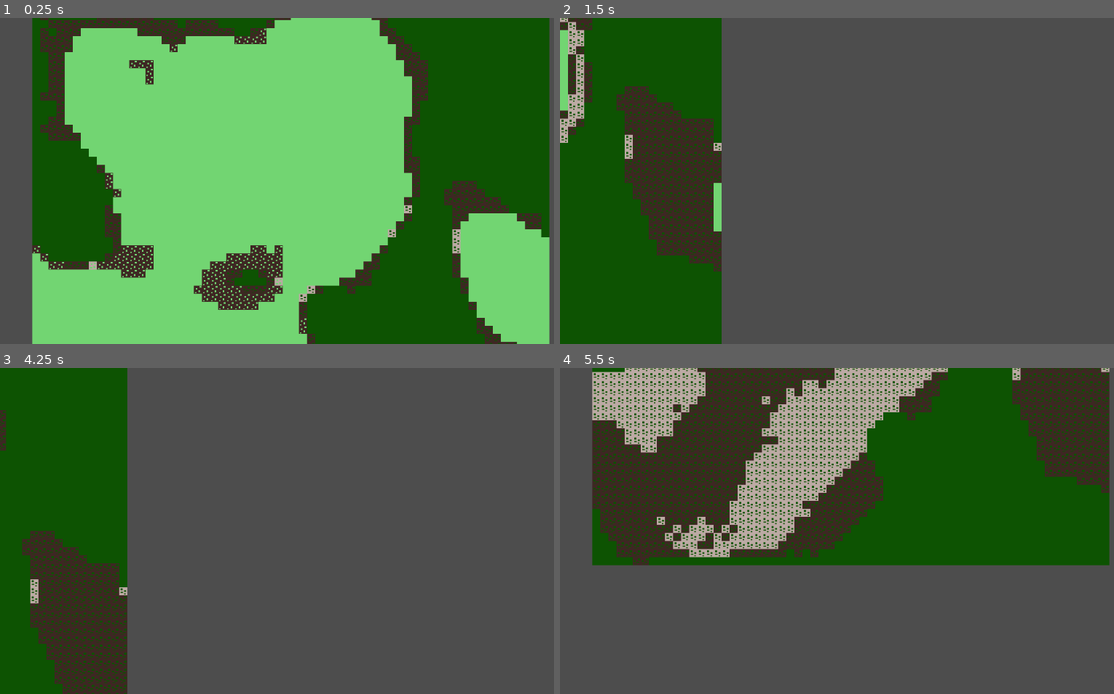
Above: before the commit, frames 1-4 (two rows, left to right).
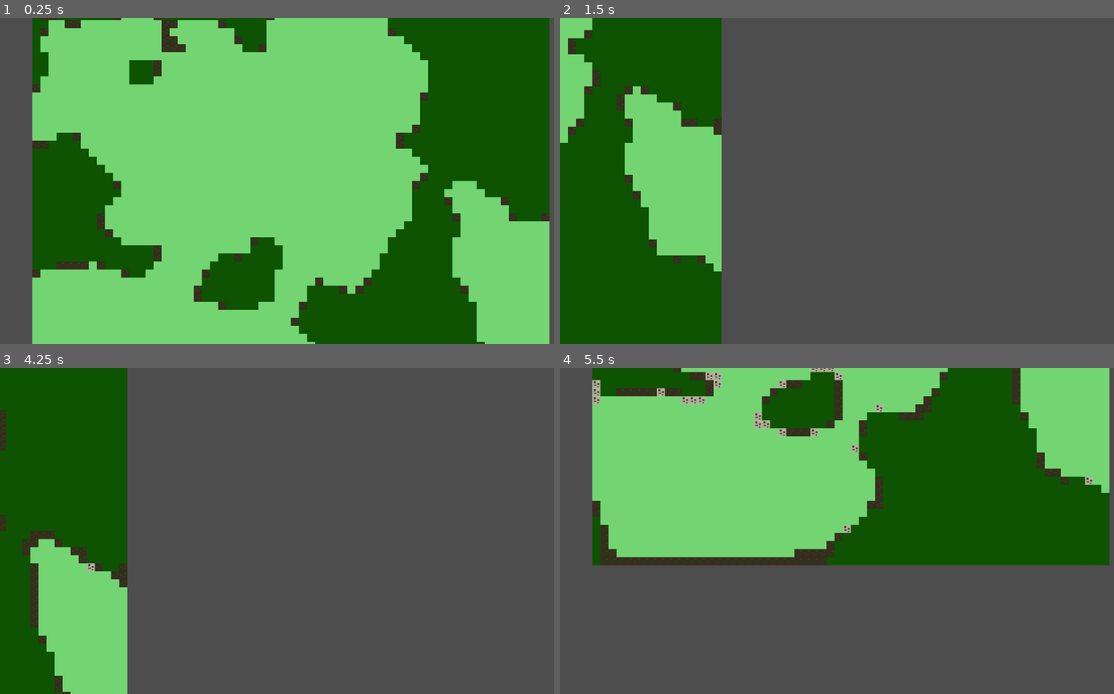
Above: after the commit, the same moments.

Repository: bingecraft-net/sandbox
Game: Godot game, scene res://scenes/game.tscn
Two runs of this game, one before a commit and one after it. Both use one fixed random seed, a clock stepped at 60 frames per second and the inputs below.
Inputs:
- Up to frame 1 (0.25 s): no input
- Up to frame 2 (1.5 s): hold Right (ui_right) 0.53-1.28 s; hold Down (ui_down) from 1.28 s (still down)
- Up to frame 3 (4.25 s): release Down (ui_down) at 2.03 s; hold Right (ui_right) 2.03-2.78 s; tap Enter at 2.75 s; hold Up (ui_up) 2.78-3.53 s; tap Space at 3.5 s; hold Left (ui_left) from 3.53 s (still down)
- Up to frame 4 (5.5 s): release Left (ui_left) at 5.03 s; hold Down (ui_down) from 5.03 s (still down)

The runs differ from the first frame. In frame 1, 12% of the frame differs, in the area x 5-100%, y 0-100%; in frame 2, 8.4%; in frame 3, 6.5%; in frame 4, 35%, in the area x 5-100%, y 0-61%.

Commit message:
absorb delta time

Diff:
--- a/scripts/game.gd
+++ b/scripts/game.gd
@@ -41,7 +41,7 @@
 					var neighbor_value = grid[neighbor_x][neighbor_y]
 					e_laplacian += (neighbor_value.energy_density - e)
 
-			e += e_laplacian * dt
+			e += e_laplacian * dt * delta
 
 			if abs(e - 1.) < 0.01:
 				e -= 0.01
